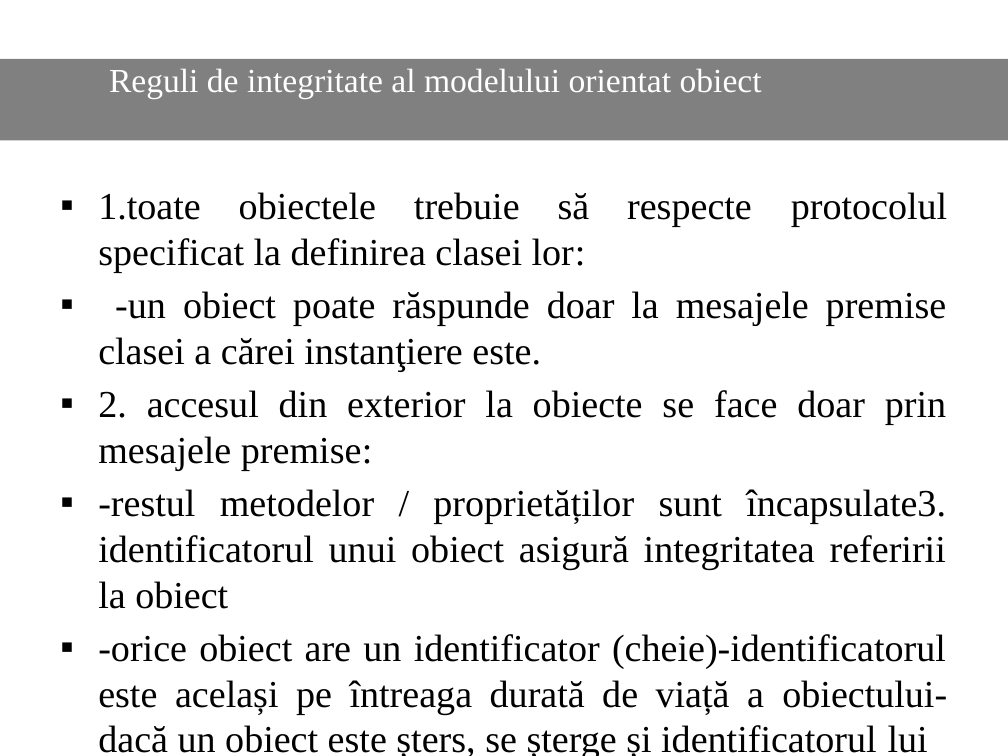
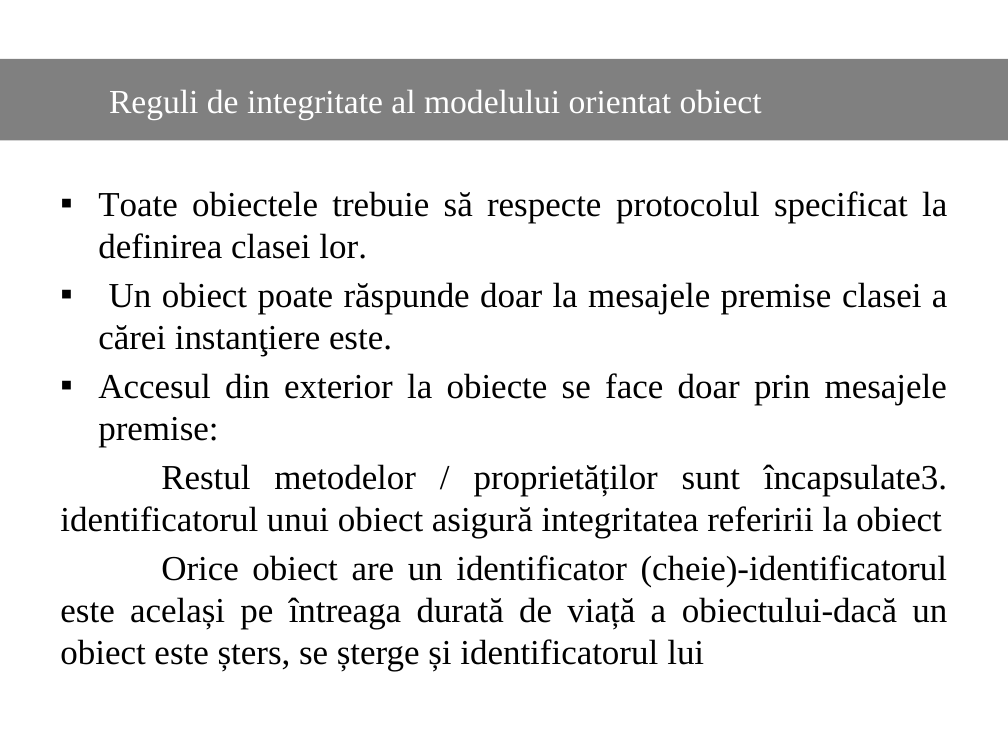
Before and after one commit to Dani25/BDOO, a slide deck: slide 28 of bdoo.pptx (slide 27 before the commit). Drawn at 1008x756 pixels with LibreOffice and Linux fonts; fonts in the diff are those of the drawing. Boxes give left, top, right and bottom in pixels: in the first picture for what was removed or moved away, otherwise in the second. Text is boxed around its words. In the diff, an @@ line names an element or a change of style, - is before the commit and + after.

```diff
--- a/bdoo.pptx
+++ b/bdoo.pptx
@@ text at bbox=[60, 191, 948, 671]: text changed; size 27.2 to 25 pt @@
-▪ 1.toate obiectele trebuie să respecte protocolul specificat la definirea clasei lor:
-▪ -un obiect poate răspunde doar la mesajele premise clasei a cărei instanţiere este.
-▪ 2. accesul din exterior la obiecte se face doar prin mesajele premise:
-▪ -restul metodelor / proprietăților sunt încapsulate3. identificatorul unui obiect asigură integritatea referirii la obiect
-▪ -orice obiect are un identificator (cheie)-identificatorul este același pe întreaga durată de viață a obiectului-dacă un obiect este șters, se șterge și identificatorul lui
+▪ Toate obiectele trebuie să respecte protocolul specificat la definirea clasei lor.
+▪ Un obiect poate răspunde doar la mesajele premise clasei a cărei instanţiere este.
+▪ Accesul din exterior la obiecte se face doar prin mesajele premise:
+Restul metodelor / proprietăților sunt încapsulate3. identificatorul unui obiect asigură integritatea referirii la obiect
+Orice obiect are un identificator (cheie)-identificatorul este același pe întreaga durată de viață a obiectului-dacă un obiect este șters, se șterge și identificatorul lui
```
Also in this commit, not shown: 23 other slides changed, 2 slides added.
